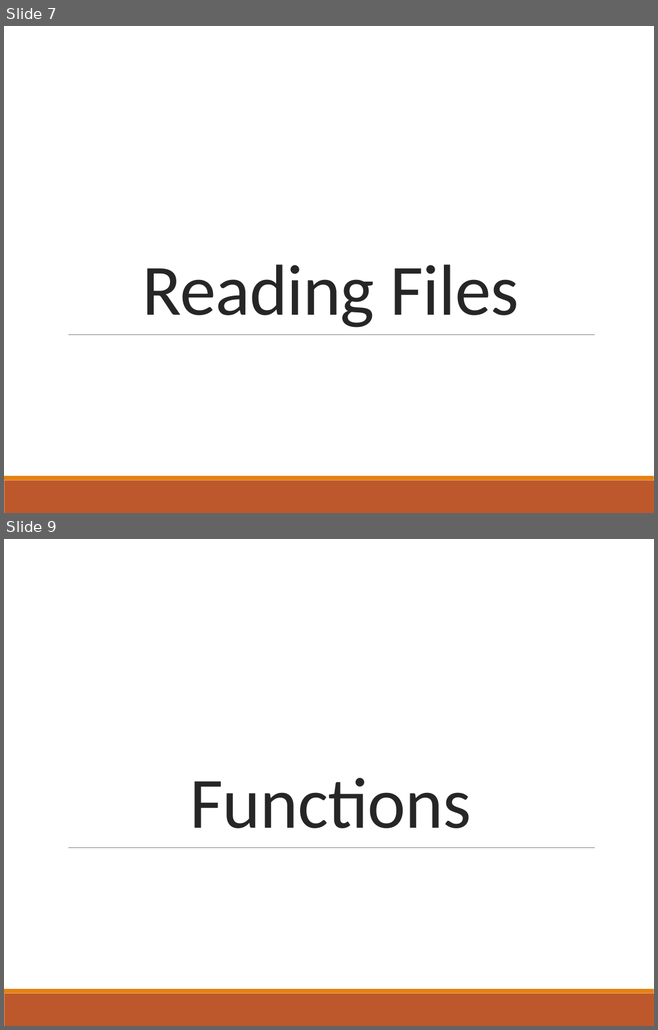
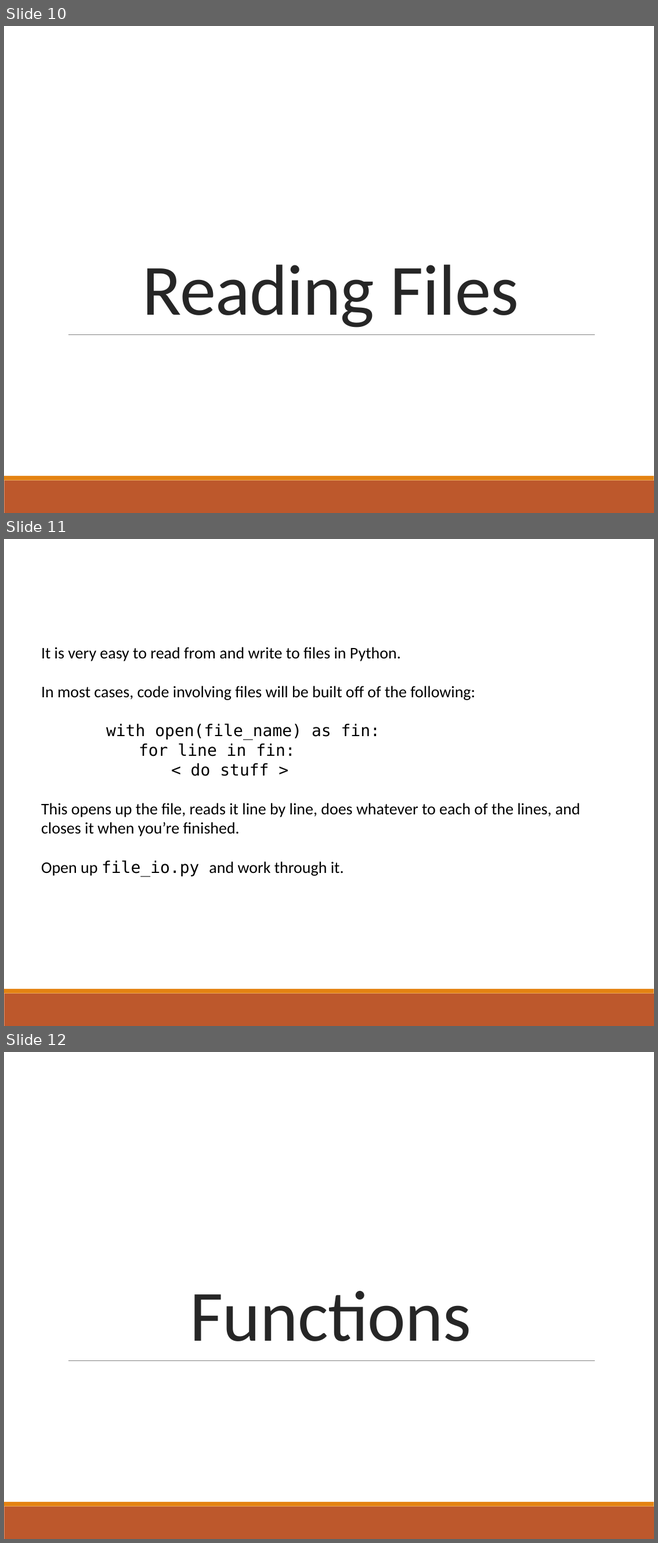
Before and after one commit to pommevilla/bcb.advanced.python.2018, a slide deck: 2018_Advanced_Python.pptx. Shown one above the other, each under a label of ours: slides 7 and 9 before the commit, slides 10, 11 and 12 after it; the slides between them are not shown. The pictures are 658x1030 and 658x1543 pixels, drawn with LibreOffice and Linux fonts; fonts in the diff are those of the drawing. Boxes give left, top, right and bottom in pixels: in the first picture for what was removed or moved away, otherwise in the second. Text is boxed around its words. In the diff, an @@ line names an element or a change of style, - is before the commit and + after.

```diff
--- a/2018_Advanced_Python.pptx
+++ b/2018_Advanced_Python.pptx
@@ slide 11 added at <box>4,539,654,1026</box>, background #FFFFFF; not listed: 2 template elements that a slide beside it also shows @@
@@ text added at <box>41,647,580,877</box>, 18 pt, text #000000 @@
+It is very easy to read from and write to files in Python.
+In most cases, code involving files will be built off of the following:
+with open(file_name) as fin:
+for line in fin:
+< do stuff >
+This opens up the file, reads it line by line, does whatever to each of the lines, and closes it when you’re finished.
+Open up file_io.py and work through it.
@@ what was slide 7 is now slide 10 @@
@@ what was slide 9 is now slide 12 @@
```
Also in this commit, not shown: 4 slides changed, 6 other slides added, 5 slides removed, 9 other files.
